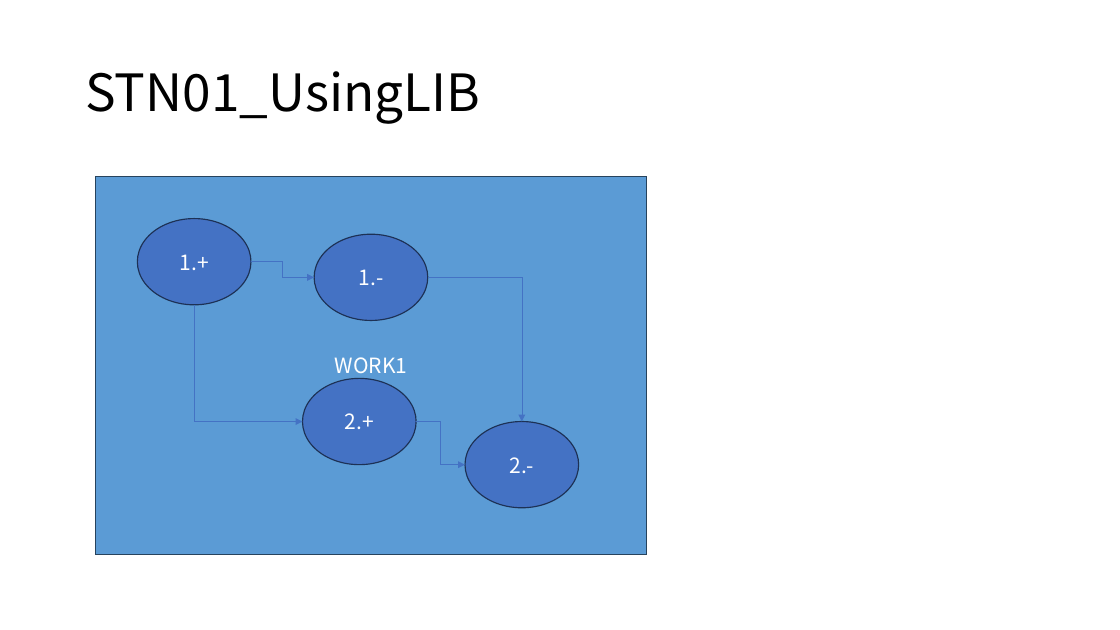
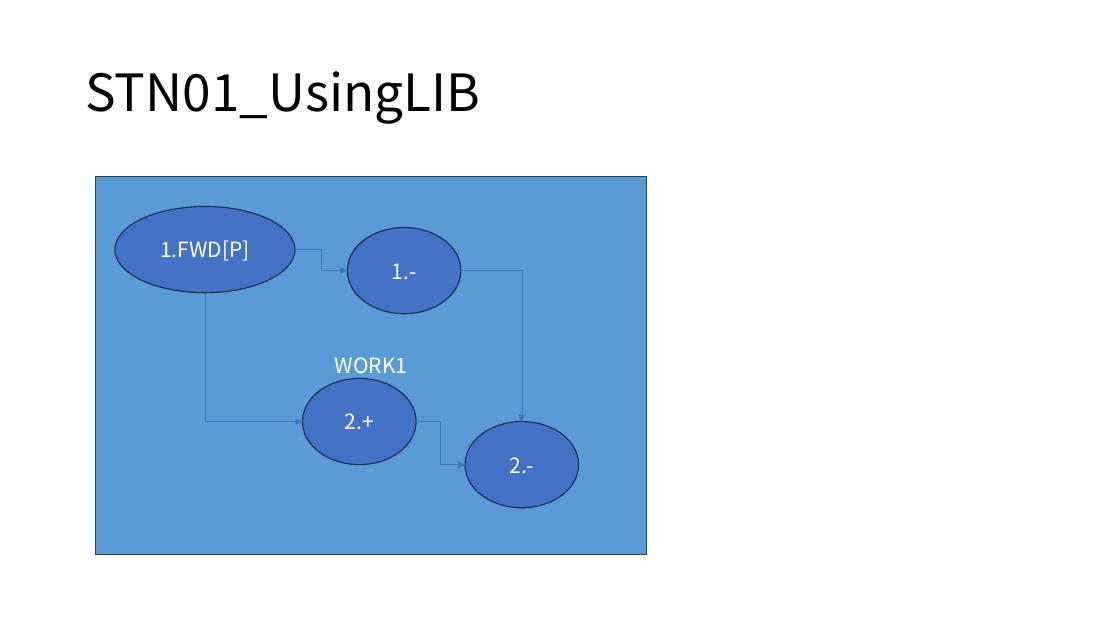
Before and after one commit to DualsoftDev/ds, a slide deck: slide 3 of DsDotNet/src/UnitTest/UnitTest.Model/ImportOfficeExample/exportDS/testA/testMy/my.pptx. Drawn at 1120x630 pixels with LibreOffice and Linux fonts; fonts in the diff are those of the drawing. Boxes give left, top, right and bottom in pixels: in the first picture for what was removed or moved away, otherwise in the second. Text is boxed around its words. In the diff, an @@ line names an element or a change of style, - is before the commit and + after.

```diff
--- a/DsDotNet/src/UnitTest/UnitTest.Model/ImportOfficeExample/exportDS/testA/testMy/my.pptx
+++ b/DsDotNet/src/UnitTest/UnitTest.Model/ImportOfficeExample/exportDS/testA/testMy/my.pptx
@@ ellipse "1.FWD[P]": place and size @@
-ellipse "1.FWD[P]" at box(138, 218, 251, 305)
+ellipse "1.FWD[P]" at box(115, 207, 295, 293)
@@ ellipse "1.-": place and size @@
-ellipse "1.-" at box(314, 234, 428, 321)
+ellipse "1.-" at box(347, 228, 460, 314)
@@ text in ellipse at box(160, 240, 249, 261): text changed @@
-1.+
+1.FWD[P]
@@ elbow arrow moved from (251, 262) - (314, 277) to (295, 250) - (347, 271) @@
@@ elbow arrow moved from (194, 305) - (302, 422) to (205, 292) - (302, 422) @@
@@ elbow arrow moved from (428, 277) - (522, 422) to (461, 271) - (522, 422) @@
```
Also in this commit, not shown: 2 other slides changed, 1 slide removed, 11 other files.
